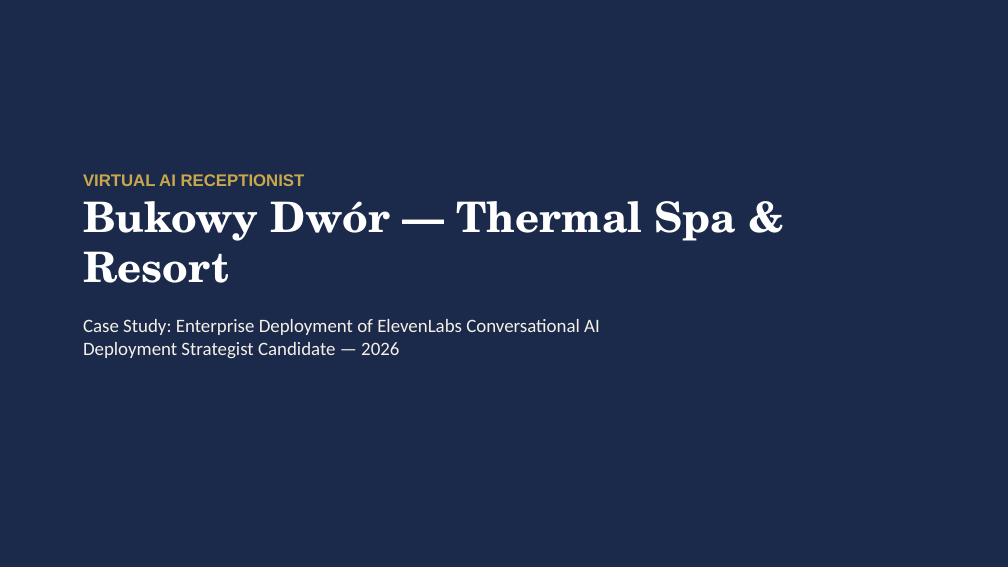
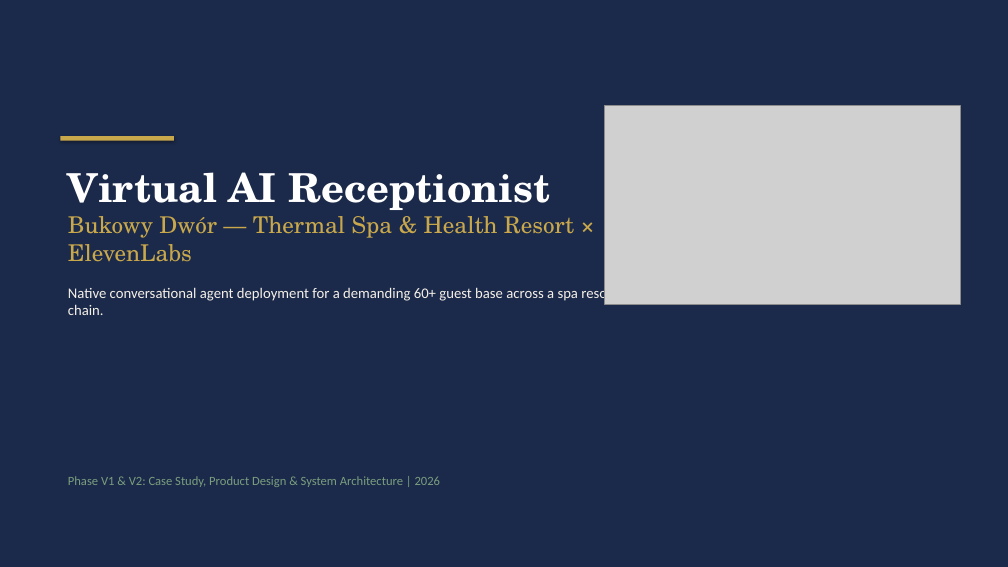
Before and after one commit to kpulka/Elevenlabs_SpaHotel_PoC, a slide deck: slide 1 of presentation/Bukowy_Dwor_Case_Study_EN.pptx. Drawn at 1008x567 pixels with LibreOffice and Linux fonts; fonts in the diff are those of the drawing; grey boxes stand for pictures. Boxes give left, top, right and bottom in pixels: in the first picture for what was removed or moved away, otherwise in the second. Text is boxed around its words. In the diff, an @@ line names an element or a change of style, - is before the commit and + after.

```diff
--- a/presentation/Bukowy_Dwor_Case_Study_EN.pptx
+++ b/presentation/Bukowy_Dwor_Case_Study_EN.pptx
@@ picture added at [605,106,960,304] @@
@@ rectangle added at [60,136,174,141], fill #C9A84C @@
@@ text at [68,172,617,315]: text changed; size 18 to 14 pt @@
-VIRTUAL AI RECEPTIONIST
-Bukowy Dwór — Thermal Spa & Resort
-Case Study: Enterprise Deployment of ElevenLabs Conversational AI
-Deployment Strategist Candidate — 2026
+Virtual AI Receptionist
+Bukowy Dwór — Thermal Spa & Health Resort × ElevenLabs
+Native conversational agent deployment for a demanding 60+ guest base across a spa resort chain.
@@ text added at [68,476,440,487], 12 pt, text #7A9E7E @@
+Phase V1 & V2: Case Study, Product Design & System Architecture | 2026
```
Also in this commit, not shown: 8 other slides changed, 5 slides added, 5 slides removed, 3 other files.
